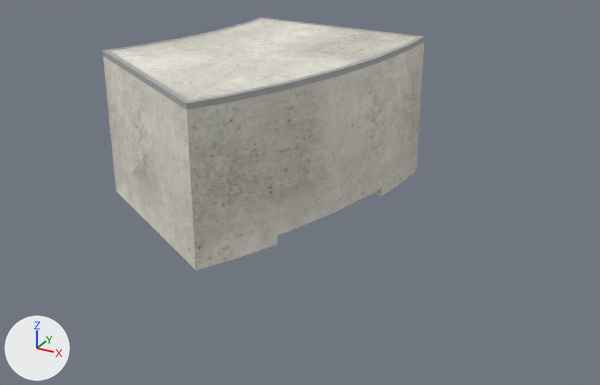
One commit to the glTF model public/katalog/modelle/corner-table-98.gltf: the scene before it, then after it.
One viewpoint serves both versions: a 50 mm camera at (2.69, -4.16, 2.21) aimed at (0.45, -0.1, 0.18). Every picture has the same lights, and +X, +Y and +Z are marked at lower left. The older version comes first.

Script lines for the objects in view, before the commit:
```python
ob_sk0539_corner_table__98_001 = bpy.data.objects.new('SK0539_Corner_Table_-98.001', me_sk0539_corner_table__98_001)
ob_sk0539_corner_table__98_001.location = (0.0, 0.0, 0.0)
```
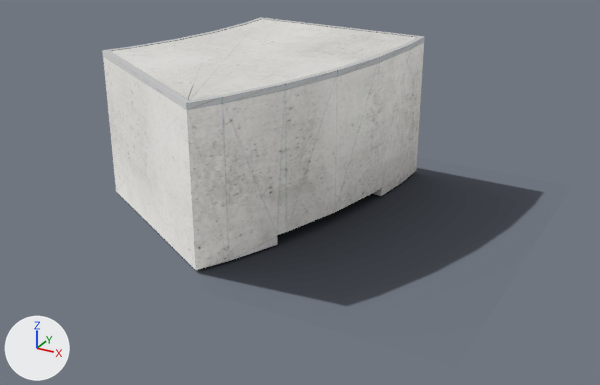
Changed parts and their boxes [x1, y1, x2, y2] in the pictures (600 x 385 px):
'SK0539_Corner_Table_-98.001', surface changed
    both: [102, 17, 425, 270]
'Schatten', added
    after: [127, 168, 543, 306]

Edits to the bpy script that builds the scene:
```text
Add img_corner_table_98_licht:
    img_corner_table_98_licht = load_image('corner-table-98_licht', 'texturen/corner-table-98_licht.jpg', 2048, 2048, 'sRGB')
Add img_corner_table_98_schatten:
    img_corner_table_98_schatten = load_image('corner-table-98_schatten', 'texturen/corner-table-98_schatten.png', 341, 307, 'sRGB')
Change mat_beton_web_038:
    remove # nodes: BsdfPrincipled, NormalMap, OutputMaterial, TexImage x2, UVMap x2
    remove # uses the picture img_corner_table_98_farbe
    remove # uses the picture img_corner_table_98_normal
    nodes: BsdfTransparent, Emission, LightPath, MixShader, OutputMaterial, TexImage, UVMap
    uses the picture img_corner_table_98_licht
Change mat_kantenwinkel_web_027:
    remove # nodes: BsdfPrincipled, NormalMap, OutputMaterial, TexImage x2, UVMap x2
    remove # uses the picture img_corner_table_98_farbe
    remove # uses the picture img_corner_table_98_normal
    nodes: BsdfTransparent, Emission, LightPath, MixShader, OutputMaterial, TexImage, UVMap
    uses the picture img_corner_table_98_licht
Add mat_schatten_036:
    mat_schatten_036 = bpy.data.materials.new('Schatten.036')
    # uses the picture img_corner_table_98_schatten
Add me_schatten:
    me_schatten.from_pydata(...)  # 4 vertices, 2 faces; spans x -0.82..1.81, y -1.11..1.25, z 0.0
    me_schatten.materials.append(mat_schatten_036)
Add ob_schatten:
    ob_schatten = bpy.data.objects.new('Schatten', me_schatten)
    ob_schatten.location = (0.0, 0.0, 0.0)
```
